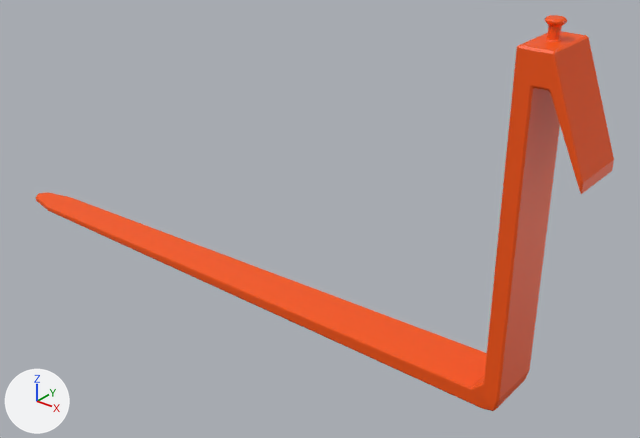
One commit to the glTF model assets/glbs/fork.glb: the scene before it, then after it.
Before and after are seen from a 50 mm camera at (0.115, -1.024, 0.859) aimed at (-0.739, 0.043, 0.197). The axes (+X, +Y, +Z) are drawn at lower left. The lights are the same throughout. The first picture is the older version. Where no turn or scale is listed for an object, it has been applied to the vertices. Vertices at exactly the same position are counted once.
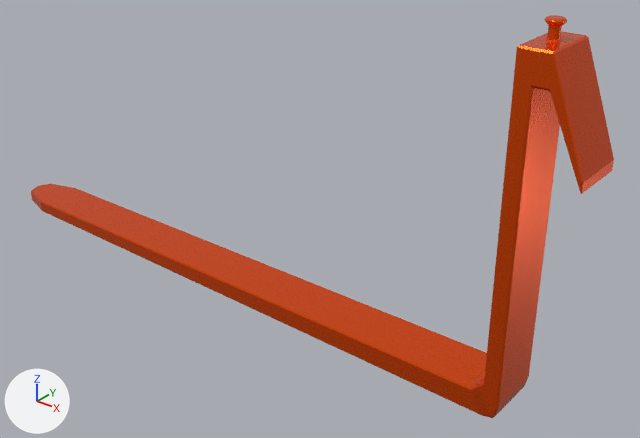
Commit message: :bento: fork remodeling straigth top face

Where the change shows, as pixel boxes [x1, y1, x2, y2] in the pictures (640 x 438 px; the box of a moved part takes in the faces that stretch with it):
'Plane.002', surface changed, reshaped: before [36, 15, 614, 411]; after [31, 15, 614, 418]
part 1 of me_plane_009, moved or reshaped: before [36, 84, 560, 411]; after [31, 84, 560, 418]

The edits, one by one:
In material 'IDW_Forklift' (mat_idw_forklift), roughness goes from 0.5 to 0.25.
In material 'IDW_Forklift' (mat_idw_forklift), metallic goes from 0.0 to 0.75.
me_plane_009 is used by ob_plane_002; location (-0.071, 0.0, 0.031).
me_plane_009 had 274 vertices, 544 faces and spanned x -1.441..-0.185, y -0.05..0.05, z 0.003..0.577.
me_plane_009 now has 274 vertices, 544 faces and spans x -1.441..-0.185, y -0.05..0.05, z -0.01..0.577.
me_plane_009 part 1: 60 of 274 vertices moved; they spanned x -1.441..-0.263, y -0.05..0.05, z 0.003..0.032 and now span x -1.441..-0.263, y -0.05..0.05, z -0.01..0.032; mean shift (0.0, 0.0, 0.0); largest move (-1.364, -0.032, 0.011) -> (-1.364, -0.046, 0.029).
